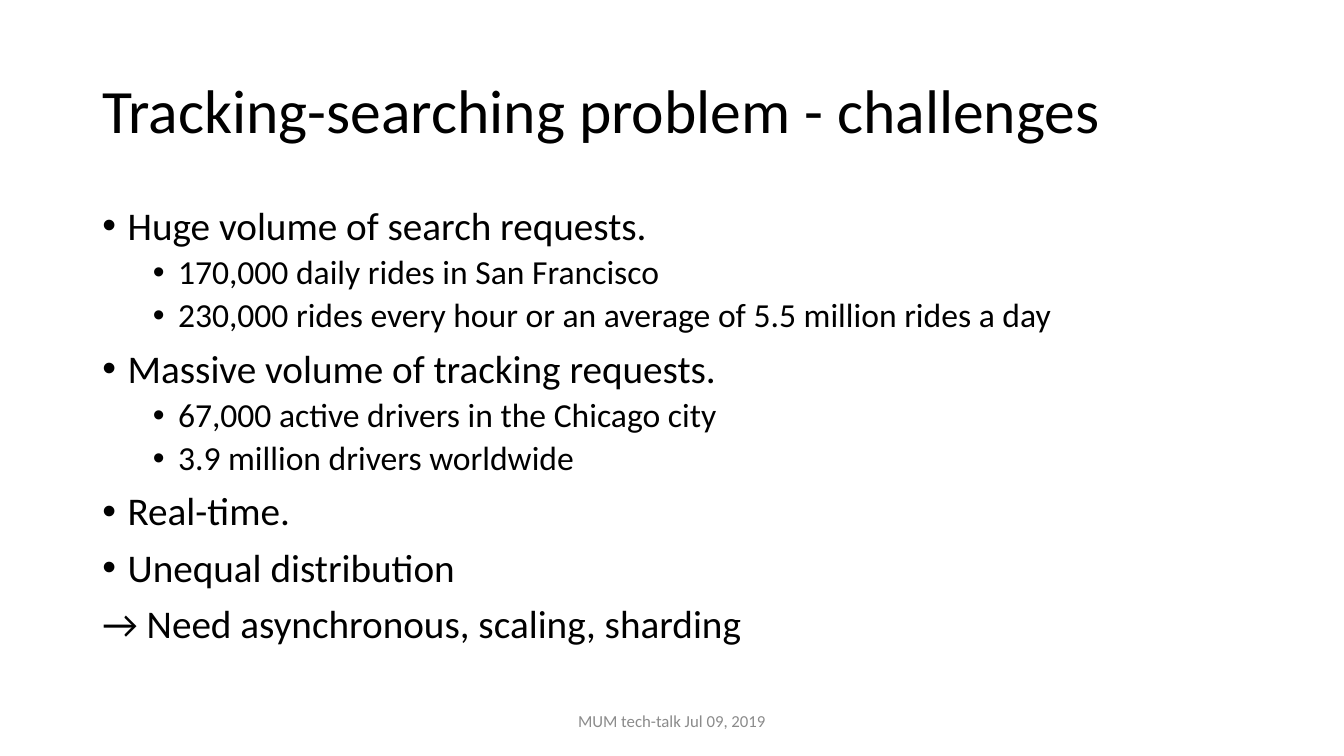
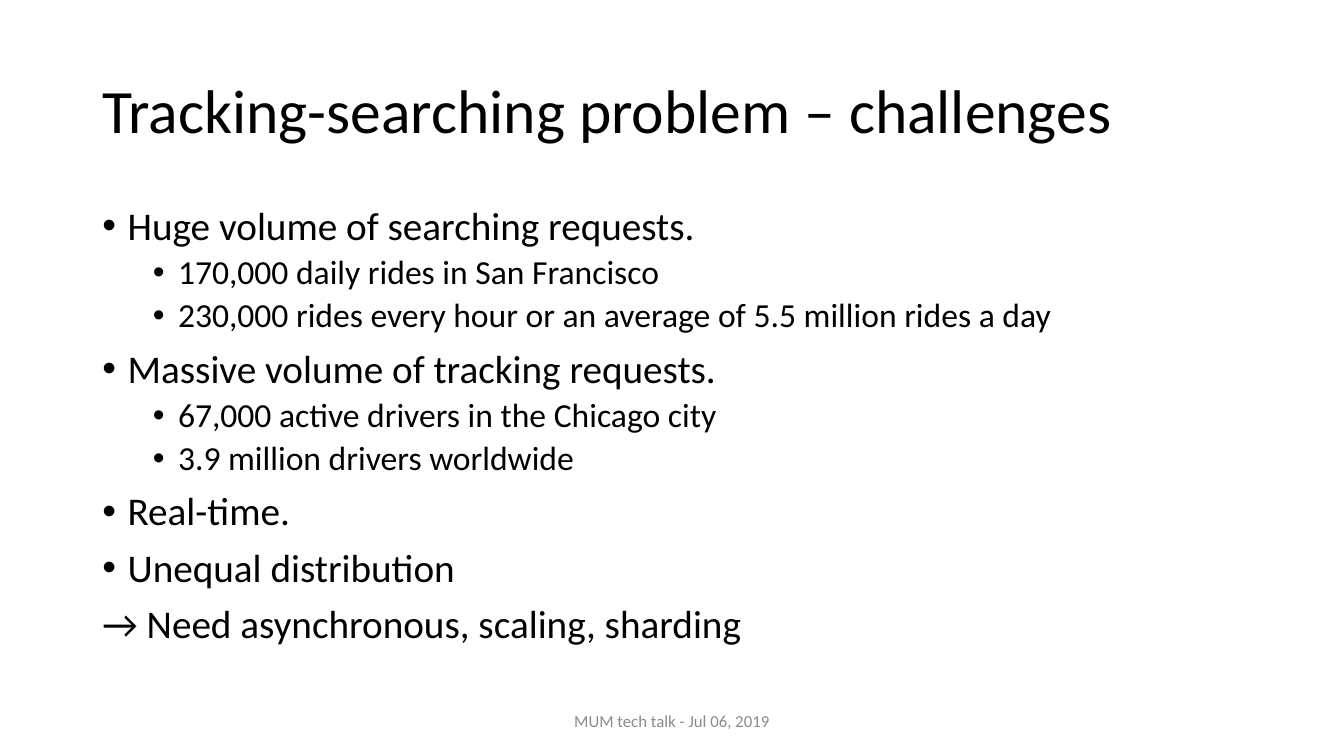
Before and after one commit to nghianghesi/hms, a slide deck: slide 4 of slide.pptx. Drawn at 1344x756 pixels with LibreOffice and Linux fonts; fonts in the diff are those of the drawing. Boxes give left, top, right and bottom in pixels: in the first picture for what was removed or moved away, otherwise in the second. Text is boxed around its words. In the diff, an @@ line names an element or a change of style, - is before the commit and + after.

```diff
--- a/slide.pptx
+++ b/slide.pptx
@@ title at box(102, 90, 1111, 144): text changed @@
-Tracking-searching problem - challenges
+Tracking-searching problem – challenges
@@ text at box(128, 212, 694, 247): text changed @@
-• Huge volume of search requests.
+• Huge volume of searching requests.
@@ text at box(574, 715, 769, 729): text changed @@
-MUM tech-talk Jul 09, 2019
+MUM tech talk - Jul 06, 2019
```
Also in this commit, not shown: 8 other slides changed, 19 slides added.
